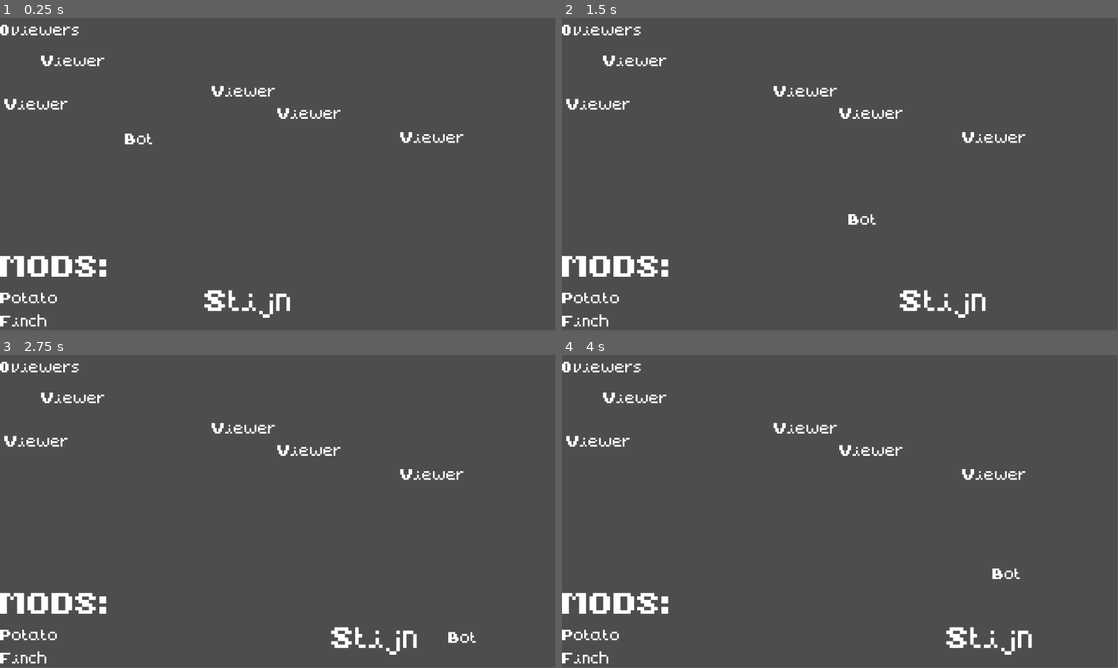
Above: before the commit, frames 1-4 (two rows, left to right).
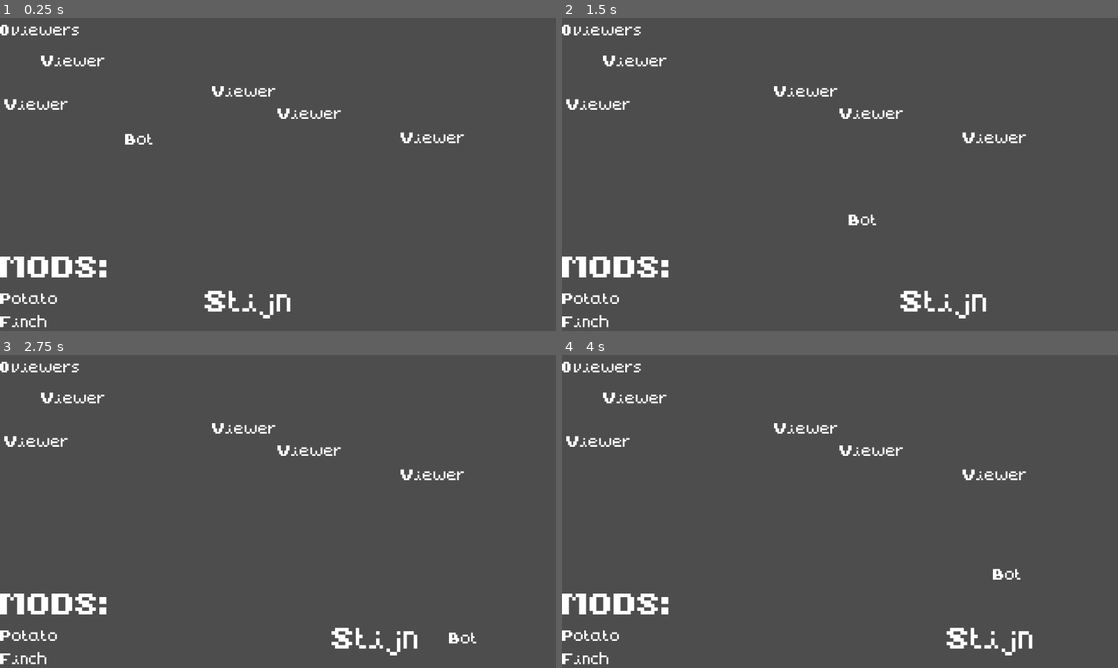
Above: after the commit, the same moments.

Repository: elliott005/ItsStijnTime
Game: Godot game, scene res://scenes/level.tscn
Same seed, same stepped clock (60 frames per second), same inputs: the game is played once before the commit and once after it.
Inputs:
- Up to frame 1 (0.25 s): no input
- Up to frame 2 (1.5 s): hold D (move_right) 0.53-1.28 s; hold A (move_left) from 1.28 s (still down)
- Up to frame 3 (2.75 s): release A (move_left) at 2.03 s; hold D (move_right) from 2.03 s (still down)
- Up to frame 4 (4 s): release D (move_right) at 3.53 s; hold A (move_left) from 3.53 s (still down)
In our replay, the window is 799x449 before the commit and 800x450 after it. These sizes can differ from the game's own. Grey fills any space a smaller window leaves; there, only what the larger window draws over its background counts as a difference.

The runs differ from the first frame. In frame 1, 1.1% of the frame differs, in the area x 0-84%, y 2-99%; in frame 2, 1.1%; in frame 3, 1.1%, in the area x 0-86%, y 2-99%; in frame 4, 1.1%.

Commit message:
added web version

Diff:
--- a/project.godot
+++ b/project.godot
@@ -14,6 +14,11 @@
 run/main_scene="res://scenes/level.tscn"
 config/features=PackedStringArray("4.3", "GL Compatibility")
 config/icon="res://icon.svg"
+
+[display]
+
+window/stretch/mode="viewport"
+window/stretch/aspect="expand"
 
 [global_group]
 
--- a/scripts/ball.gd
+++ b/scripts/ball.gd
@@ -8,7 +8,7 @@
 
 func _process(delta):
 	position += dir * speed * delta
-	var screen_size = get_viewport().size
+	var screen_size = get_viewport().content_scale_size
 	if position.x < 0.0 or position.x > screen_size.x - width:
 		dir.x *= -1
 		position.x = clamp(position.x, 0.0, screen_size.x - width)
--- a/scripts/level.gd
+++ b/scripts/level.gd
@@ -27,7 +27,7 @@
 		mod_label.text = mod
 		mods_container.add_child(mod_label)
 
-	var screen_size = get_viewport().size
+	var screen_size = get_viewport().content_scale_size
 	var spawn_area_size = Vector2(screen_size.x, screen_size.y / 2 - 100)
 
 	for i in range(5):
--- a/scripts/paddle.gd
+++ b/scripts/paddle.gd
@@ -10,7 +10,7 @@
 func _process(delta):
 	dir = move_toward(dir, Input.get_axis("move_left", "move_right"), acceleration * delta)
 	position.x += dir * speed * delta
-	var screen_size = get_viewport().size
+	var screen_size = get_viewport().content_scale_size
 	if position.x < 0.0 or position.x > screen_size.x - width:
 		position.x = clamp(position.x, 0.0, screen_size.x - width)
 		dir = 0.0
--- a/scripts/viewer.gd
+++ b/scripts/viewer.gd
@@ -13,7 +13,7 @@
 	if hit:
 		velocity = move_toward(velocity, max_speed, acceleration * delta)
 		position.y += velocity * delta
-		var screen_size = get_viewport().size
+		var screen_size = get_viewport().content_scale_size
 		if position.y > screen_size.y:
 			queue_free()
 	else:
Not shown, added: export_presets.cfg
Not shown, added: exports/Stijn.apple-touch-icon.png.import
Not shown, added: exports/Stijn.icon.png.import
Not shown, added: exports/Stijn.png.import
Not shown, added: exports/Stijn.apple-touch-icon.png
Not shown, added: exports/Stijn.audio.worklet.js
Not shown, added: exports/Stijn.html
Not shown, added: exports/Stijn.icon.png
Not shown, added: exports/Stijn.js
Not shown, added: exports/Stijn.pck
Not shown, added: exports/Stijn.png
Not shown, added: exports/Stijn.wasm
